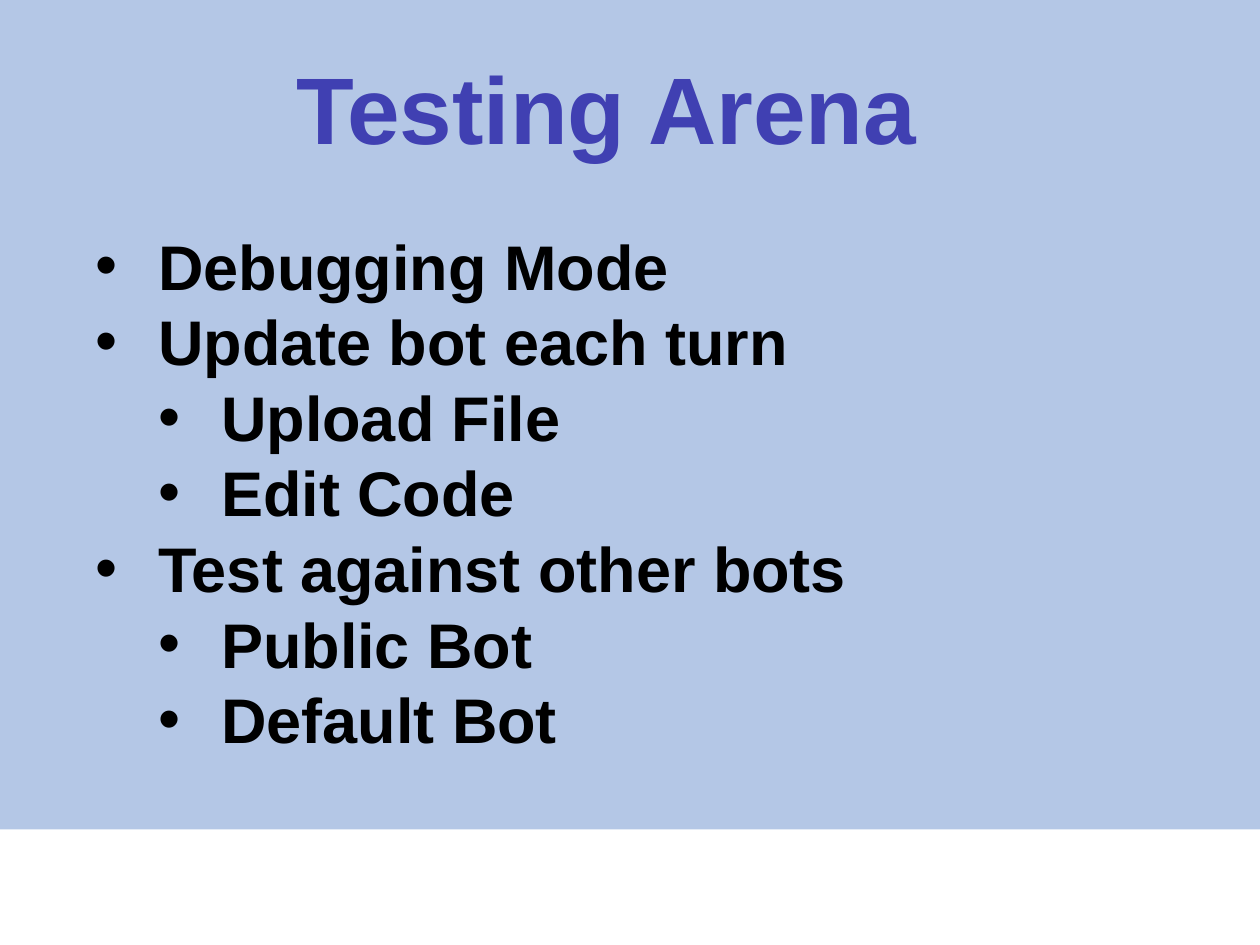
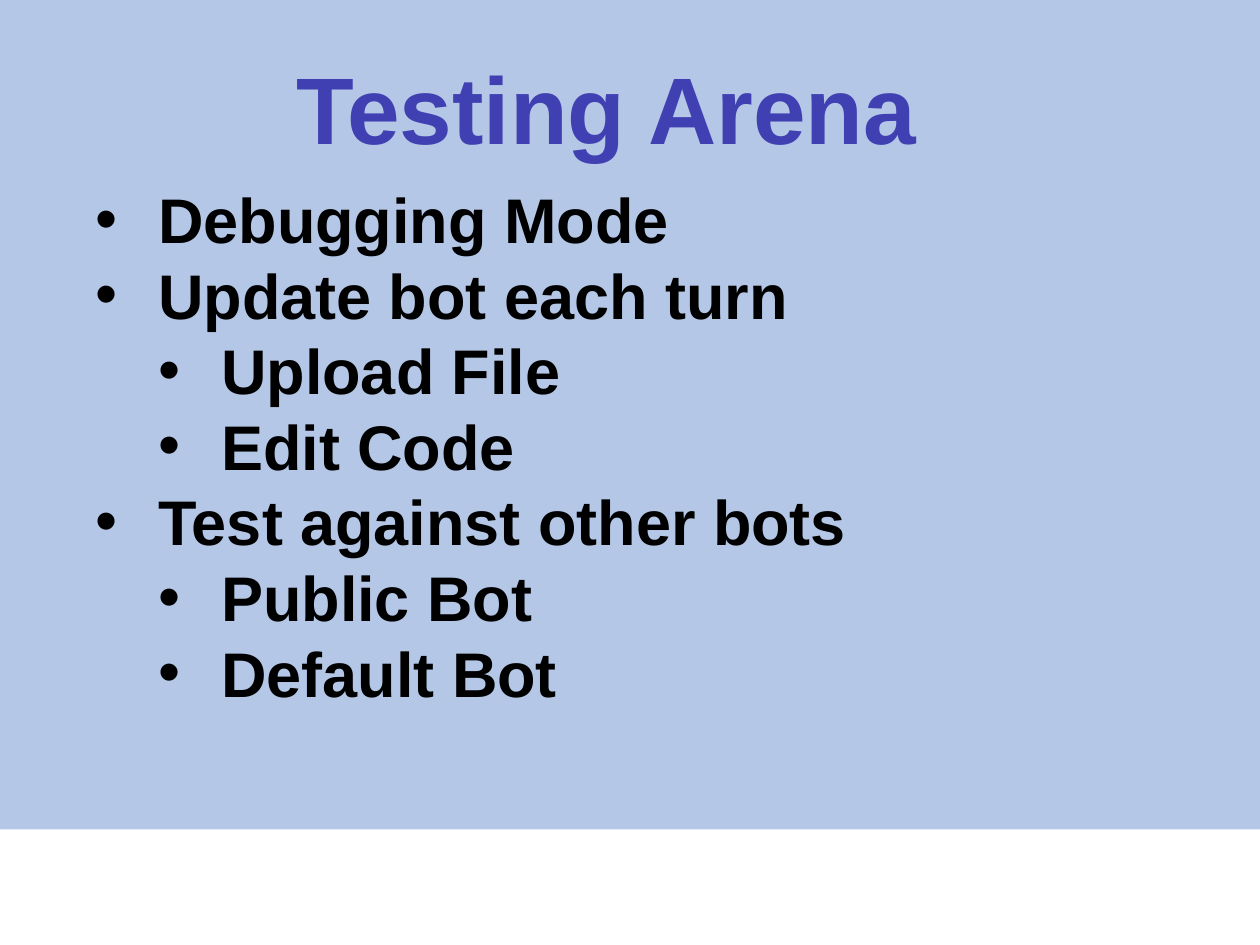
Before and after one commit to toh5148/psh_sp16_cmpsc488_flaggers, a slide deck: slide 11 of Presentation Materials/Capstone Presentation.pptx. Drawn at 1260x945 pixels with LibreOffice and Linux fonts; fonts in the diff are those of the drawing; background and template pictures are left out. Boxes give left, top, right and bottom in pixels: in the first picture for what was removed or moved away, otherwise in the second. Text is boxed around its words. In the diff, an @@ line names an element or a change of style, - is before the commit and + after.

Commit message:
Very minor edit to Testing Arena Slide
The text was larger than I was expecting it to be, and it almost bled
into the template background.  I have raised the text box up higher to
make this slide more presentable.

```diff
--- a/Presentation Materials/Capstone Presentation.pptx
+++ b/Presentation Materials/Capstone Presentation.pptx
@@ text "Debugging Mode": place and size @@
-text "Debugging Mode" at (158,244,846,744)
+text "Debugging Mode" at (158,197,846,698)
```
